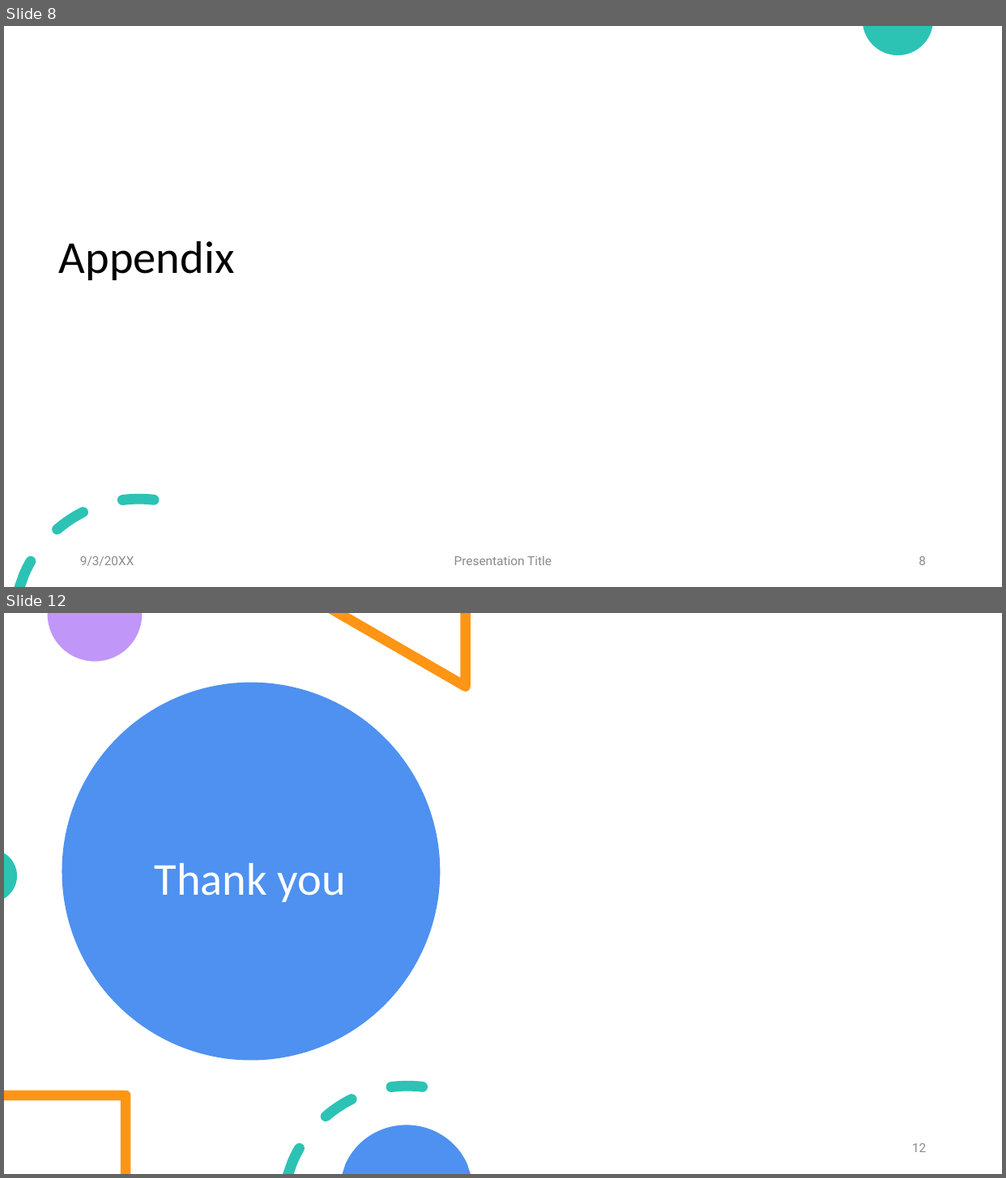
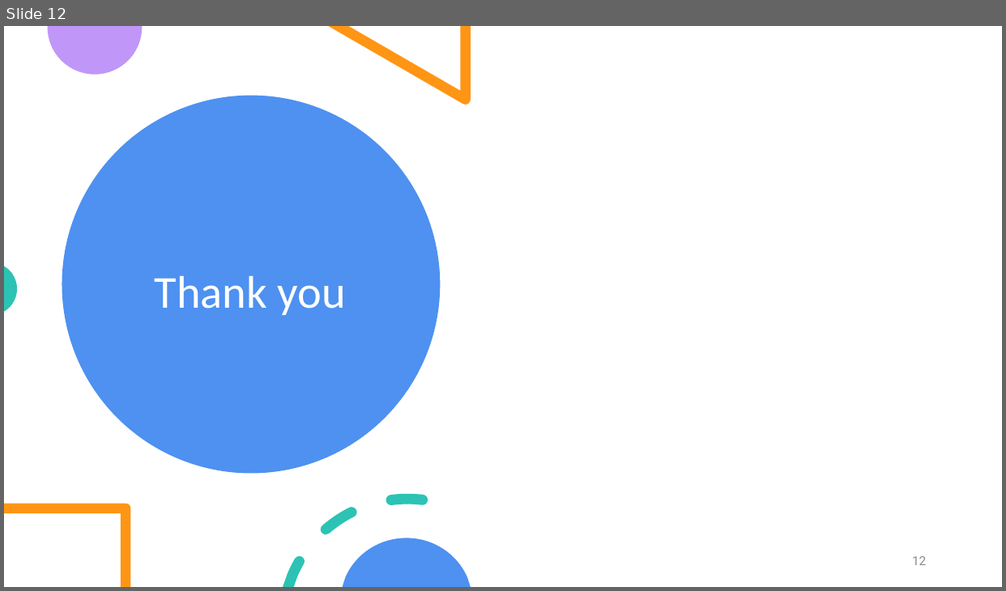
Before and after one commit to jamesrajesh76/LendingClubRiskAnalysis, a slide deck: 3. Lending Club – Case Study.pptx. Shown one above the other, each under a label of ours: slides 8 and 12 before the commit, slide 12 after it; the slides between them are not shown. The pictures are 1006x1178 and 1006x591 pixels, drawn with LibreOffice and Linux fonts; fonts in the diff are those of the drawing. Boxes give left, top, right and bottom in pixels: in the first picture for what was removed or moved away, otherwise in the second. Text is boxed around its words. In the diff, an @@ line names an element or a change of style, - is before the commit and + after.

```diff
--- a/3. Lending Club – Case Study.pptx
+++ b/3. Lending Club – Case Study.pptx
@@ slide 8 removed at [4,26,1002,587], background #FFFFFF @@
@@ freeform shape removed at [863,26,933,55] @@
@@ title removed at [59,241,235,280] @@
-Appendix
@@ freeform shape removed at [15,494,160,587] @@
@@ text removed at [80,557,134,566] @@
-9/3/20XX
@@ text removed at [454,556,552,565] @@
-Presentation Title
@@ page number removed at [918,557,926,565] @@
-8
```
Also in this commit, not shown: 8 slides changed, 3 slides added, 2 other slides removed, 3 other files.
